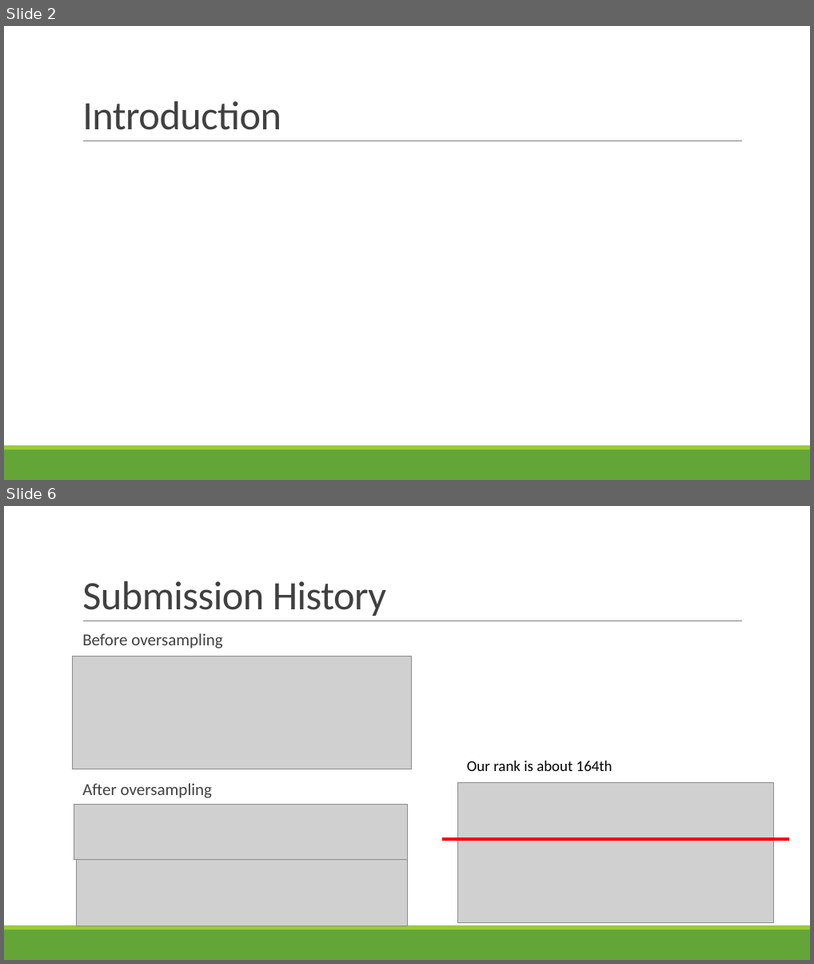
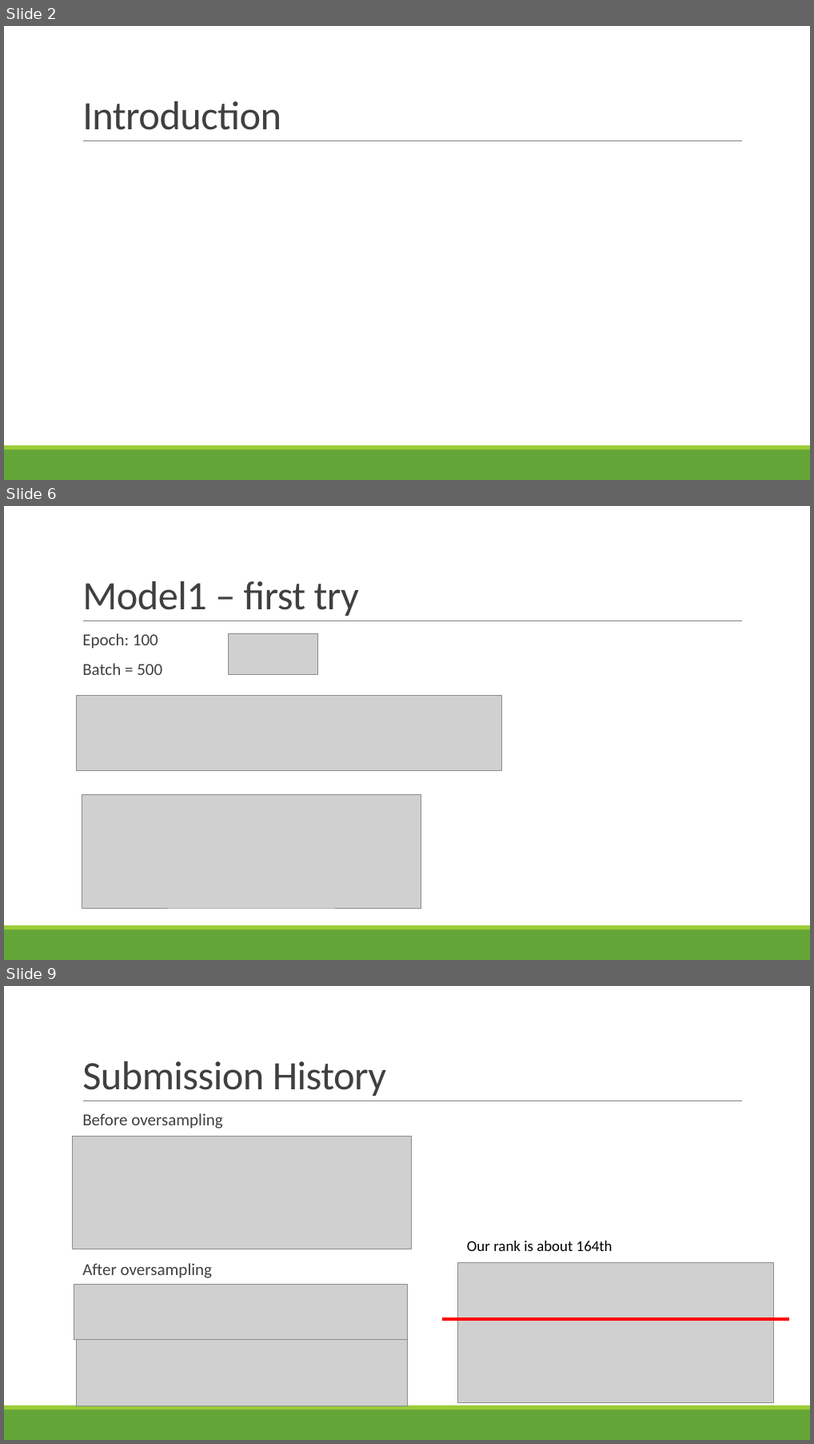
Before and after one commit to KaiTung/Money-laundering-forecast, a slide deck: 期末報告.pptx. Shown one above the other, each under a label of ours: slides 2 and 6 before the commit, slides 2, 6 and 9 after it; the slides between them are not shown. The pictures are 814x964 and 814x1444 pixels, drawn with LibreOffice and Linux fonts; fonts in the diff are those of the drawing; grey boxes stand for pictures. Boxes give left, top, right and bottom in pixels: in the first picture for what was removed or moved away, otherwise in the second. Text is boxed around its words. In the diff, an @@ line names an element or a change of style, - is before the commit and + after.

```diff
--- a/期末報告.pptx
+++ b/期末報告.pptx
@@ slide 6 added at (x1=4, y1=506, x2=810, y2=960), background #FFFFFF; not listed: 3 template elements that a slide beside it also shows @@
@@ title added at (x1=82, y1=581, x2=359, y2=616), 48 pt, text #404040 @@
+Model1 – first try
@@ text added at (x1=82, y1=633, x2=162, y2=675), 20 pt, text #404040 @@
+  Epoch: 100
+  Batch = 500
@@ picture added at (x1=229, y1=634, x2=318, y2=675) @@
@@ picture added at (x1=77, y1=696, x2=502, y2=770) @@
@@ picture added at (x1=82, y1=795, x2=421, y2=908) @@
@@ what was slide 6 is now slide 9 @@
```
Also in this commit, not shown: 3 slides changed, 3 other slides added, 1 slide removed, 3 other files.
